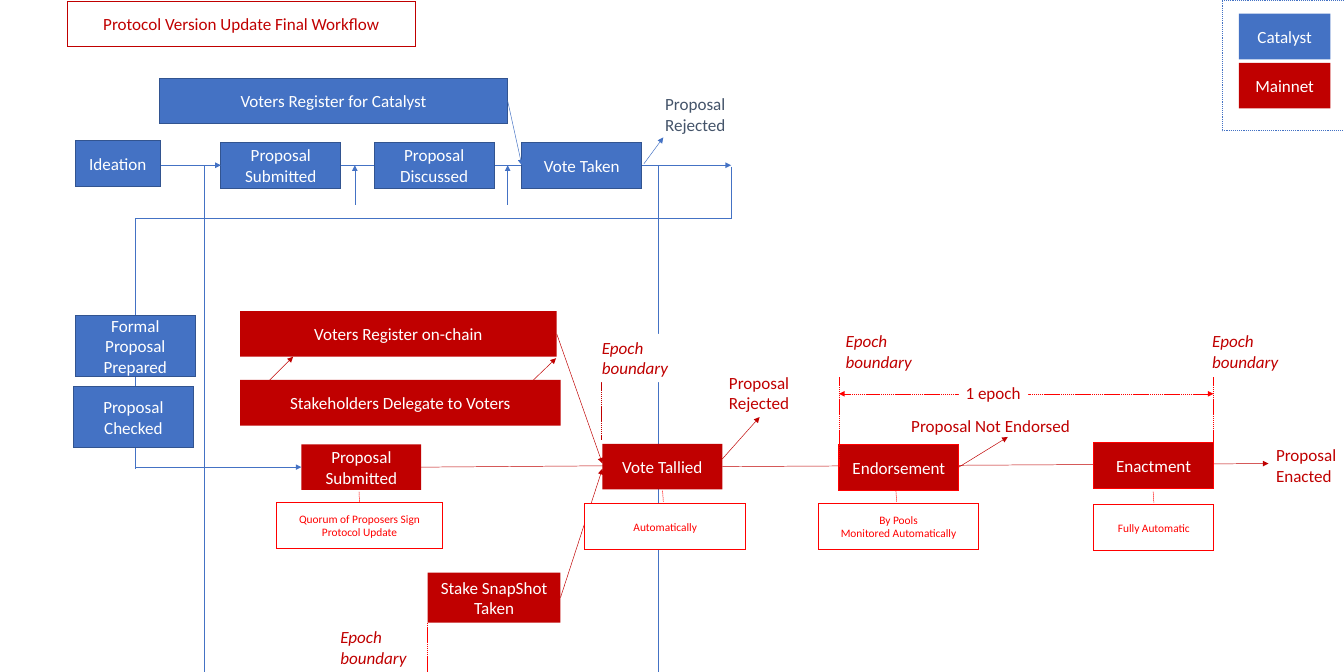
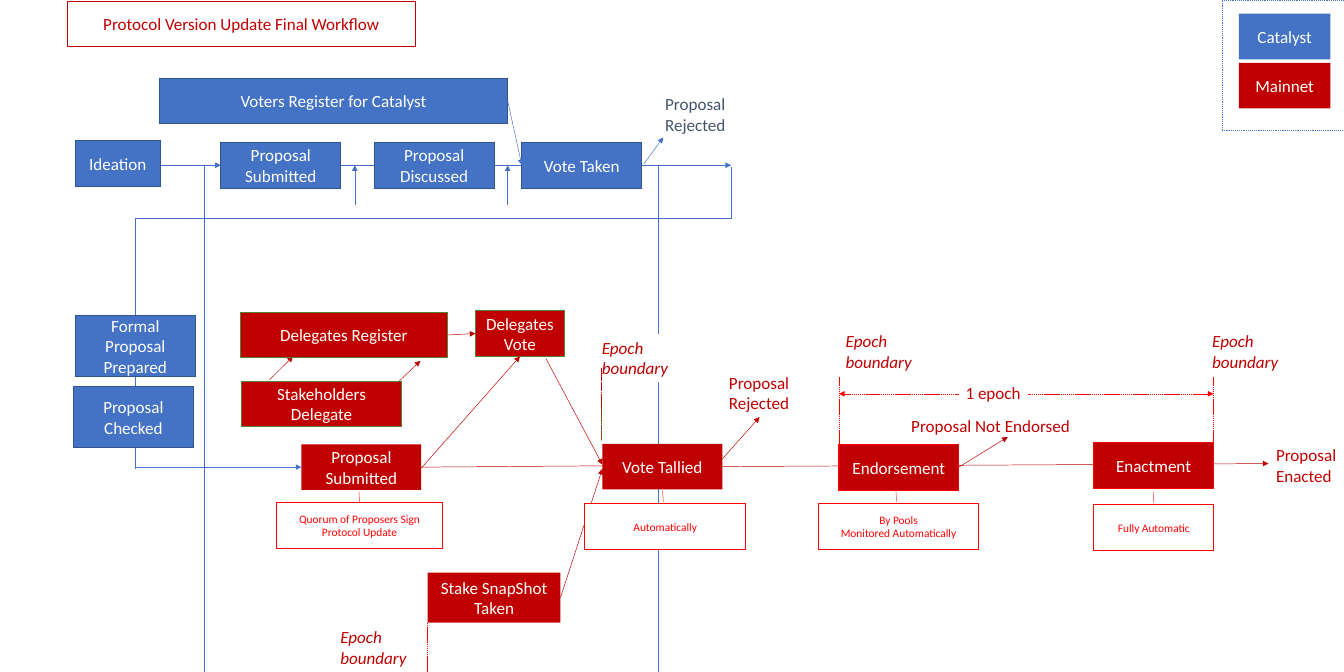
Before and after one commit to IntersectMBO/cardano-ledger, a slide deck: slide 2 of voltaire/design-doc/Workflow.pptx (slide 4 before the commit). Drawn at 1344x672 pixels with LibreOffice and Linux fonts; fonts in the diff are those of the drawing. Boxes give left, top, right and bottom in pixels: in the first picture for what was removed or moved away, otherwise in the second. Text is boxed around its words. In the diff, an @@ line names an element or a change of style, - is before the commit and + after.

```diff
--- a/voltaire/design-doc/Workflow.pptx
+++ b/voltaire/design-doc/Workflow.pptx
@@ rectangle "Delegates Register" at [240, 312, 448, 358]: outline none to #548235 1 pt @@
@@ rectangle "Delegates Register": place and size @@
-rectangle "Delegates Register" at [240, 311, 557, 357]
+rectangle "Delegates Register" at [240, 312, 448, 358]
@@ text in rectangle at [280, 329, 408, 344]: text changed @@
-Voters Register on-chain
+Delegates Register
@@ rectangle added at [475, 311, 564, 356], fill #C00000, outline #548235 1 pt, 18 pt, text #FFFFFF @@
+Delegates Vote
@@ arrow added from (421, 468) to (520, 356), #C00000 0.5 pt @@
@@ arrow added from (448, 335) to (475, 334), #C00000 0.5 pt @@
@@ arrow moved from (556, 334) - (602, 463) to (546, 358) - (602, 464) @@
@@ rectangle "Stakeholders Delegate": place and size @@
-rectangle "Stakeholders Delegate" at [240, 380, 561, 425]
+rectangle "Stakeholders Delegate" at [241, 381, 401, 427]
@@ rectangle "Stakeholders Delegate" at [241, 381, 401, 427]: outline none to #548235 1 pt @@
@@ text in rectangle at [277, 388, 366, 423]: text changed @@
-Stakeholders Delegate to Voters
+Stakeholders Delegate
@@ arrow moved from (533, 380) - (556, 358) to (397, 383) - (420, 360) @@
@@ line added from (601, 369) to (601, 440), #C00000 0.5 pt dashed @@
@@ line added from (601, 394) to (601, 441), #548235 0.5 pt dashed @@
```
Also in this commit, not shown: 3 other slides changed, 5 other files.
